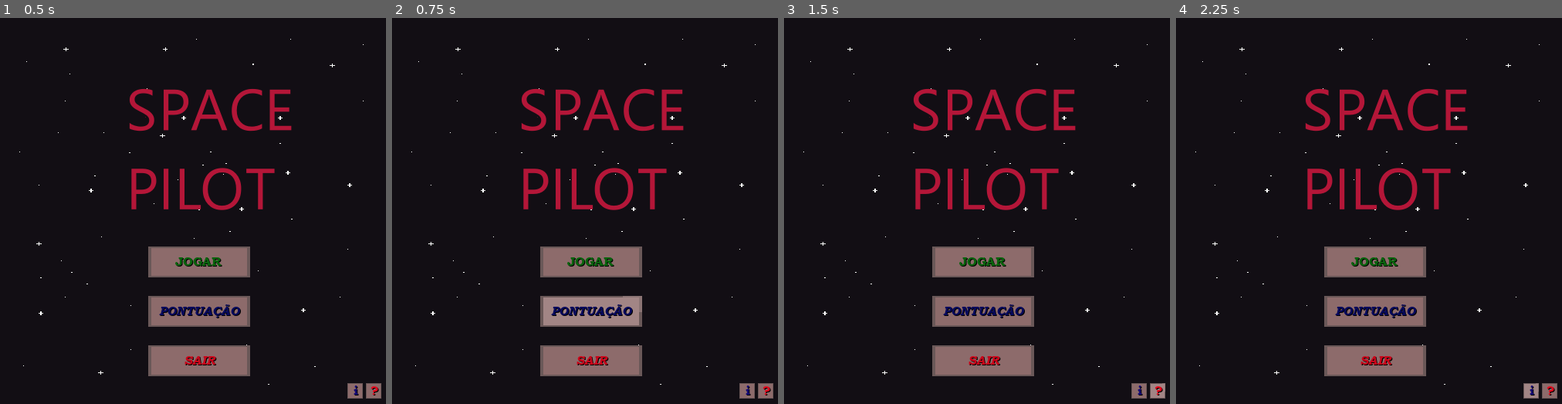
Above: before the commit, frames 1-4 (left to right).
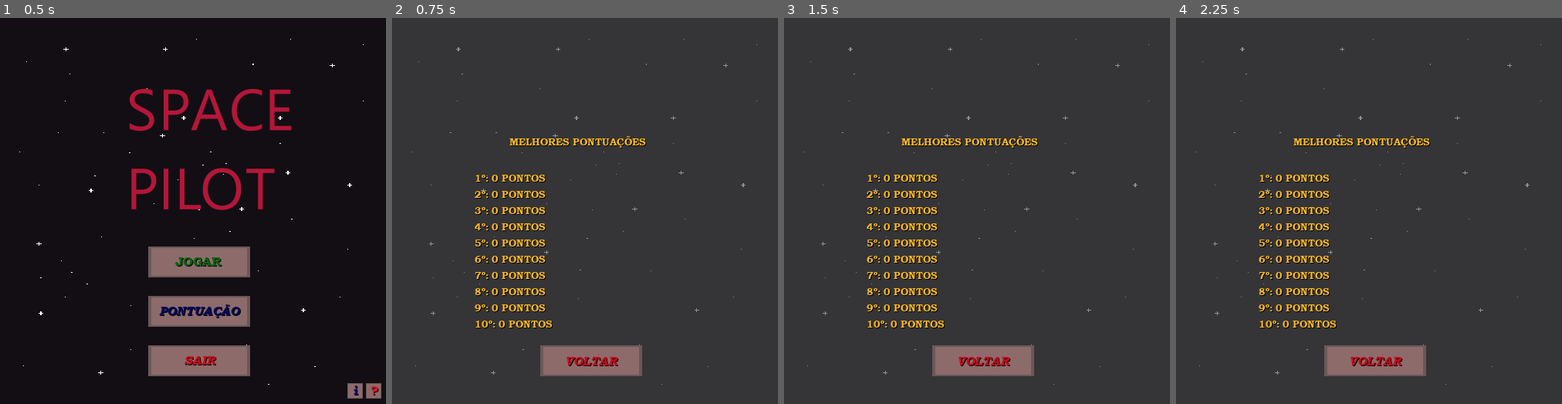
Above: after the commit, the same moments.

Repository: samuel-lino/piloto_espacial
Game: Godot game, scene res://cenas/menu.tscn
Same seed, same stepped clock (60 frames per second), same inputs: the game is played once before the commit and once after it.
Inputs (mouse positions are in pixels of both pictures, inside the frame that each line leads up to):
- Up to frame 1 (0.5 s): no input
- Up to frame 2 (0.75 s): click "pontuação" at 0.5 s
- Up to frame 3 (1.5 s): click (1158, 392) at 1.25 s, where only the run before the commit has a clickable "?"
- Up to frame 4 (2.25 s): click (1531, 392) at 2 s, where only the run before the commit has a clickable "i"

Frame 1 is identical in both runs. In frame 2, 97% of the frame differs, in the area x 0-100%, y 0-100%; in frame 3, 97%; in frame 4, 97%.

Commit message:
ajustes

Diff:
--- a/cenas/HUD.tscn
+++ b/cenas/HUD.tscn
@@ -1,17 +1,17 @@
 [gd_scene load_steps=23 format=2]
 
-[ext_resource path="res://assets/meteoros/HUD.png" type="Texture" id=1]
-[ext_resource path="res://assets/meteoros/vida.png" type="Texture" id=2]
+[ext_resource path="res://assets/recursos/HUD.png" type="Texture" id=1]
+[ext_resource path="res://assets/recursos/botões-hover.png" type="Texture" id=2]
 [ext_resource path="res://fonts/BOOKOSB.TTF" type="DynamicFontData" id=3]
-[ext_resource path="res://assets/meteoros/energia.png" type="Texture" id=4]
+[ext_resource path="res://assets/recursos/GAMEOVER.wav" type="AudioStream" id=4]
 [ext_resource path="res://fonts/BOOKOS.TTF" type="DynamicFontData" id=5]
 [ext_resource path="res://script/HUD.gd" type="Script" id=6]
 [ext_resource path="res://fonts/BOOKOSBI.TTF" type="DynamicFontData" id=7]
-[ext_resource path="res://assets/meteoros/recursos/botões-click.png" type="Texture" id=8]
-[ext_resource path="res://assets/meteoros/recursos/botões-hover.png" type="Texture" id=9]
-[ext_resource path="res://assets/meteoros/recursos/botões-normal.png" type="Texture" id=10]
-[ext_resource path="res://assets/meteoros/recursos/GAMEOVER.wav" type="AudioStream" id=11]
-[ext_resource path="res://assets/meteoros/vida+.png" type="Texture" id=12]
+[ext_resource path="res://assets/recursos/energia.png" type="Texture" id=8]
+[ext_resource path="res://assets/recursos/botões-normal.png" type="Texture" id=9]
+[ext_resource path="res://assets/recursos/botões-click.png" type="Texture" id=10]
+[ext_resource path="res://assets/recursos/vida+.png" type="Texture" id=11]
+[ext_resource path="res://assets/recursos/vida.png" type="Texture" id=12]
 [ext_resource path="res://fonts/BOOKOSI.TTF" type="DynamicFontData" id=13]
 [ext_resource path="res://assets/recursos/touch_buttons_direita.png" type="Texture" id=14]
 [ext_resource path="res://assets/recursos/touch_buttons_esquerda.png" type="Texture" id=15]
@@ -73,8 +73,8 @@
 margin_top = 298.0
 margin_right = 44.0
 margin_bottom = 308.0
-texture_under = ExtResource( 2 )
-texture_progress = ExtResource( 2 )
+texture_under = ExtResource( 12 )
+texture_progress = ExtResource( 12 )
 tint_under = Color( 0.152941, 0.184314, 0.156863, 1 )
 
 [node name="Lvida" type="Label" parent="vida"]
@@ -103,8 +103,8 @@
 margin_right = 44.0
 margin_bottom = 287.0
 max_value = 50.0
-texture_under = ExtResource( 4 )
-texture_progress = ExtResource( 4 )
+texture_under = ExtResource( 8 )
+texture_progress = ExtResource( 8 )
 tint_under = Color( 0.152941, 0.184314, 0.156863, 1 )
 
 [node name="Lenergia" type="Label" parent="energia"]
@@ -166,9 +166,9 @@
 margin_top = 55.0
 margin_right = 138.0
 margin_bottom = 89.0
-texture_normal = ExtResource( 10 )
-texture_pressed = ExtResource( 8 )
-texture_hover = ExtResource( 9 )
+texture_normal = ExtResource( 9 )
+texture_pressed = ExtResource( 10 )
+texture_hover = ExtResource( 2 )
 expand = true
 
 [node name="Label" type="Label" parent="game_over/Button"]
@@ -187,14 +187,14 @@
 
 [node name="AudioStreamPlayer2D" type="AudioStreamPlayer2D" parent="."]
 pause_mode = 2
-stream = ExtResource( 11 )
+stream = ExtResource( 4 )
 volume_db = 1.0
 autoplay = true
 stream_paused = true
 
 [node name="kitreparo" type="Sprite" parent="."]
 position = Vector2( 15, 41 )
-texture = ExtResource( 12 )
+texture = ExtResource( 11 )
 
 [node name="quantidade" type="Label" parent="kitreparo"]
 margin_left = 6.0
--- a/cenas/creditos.tscn
+++ b/cenas/creditos.tscn
@@ -1,11 +1,11 @@
 [gd_scene load_steps=10 format=2]
 
-[ext_resource path="res://assets/meteoros/spaço.png" type="Texture" id=1]
+[ext_resource path="res://assets/recursos/botões-hover.png" type="Texture" id=1]
 [ext_resource path="res://fonts/BOOKOS.TTF" type="DynamicFontData" id=2]
 [ext_resource path="res://script/creditos.gd" type="Script" id=3]
-[ext_resource path="res://assets/meteoros/recursos/botões-hover.png" type="Texture" id=4]
-[ext_resource path="res://assets/meteoros/recursos/botões-click.png" type="Texture" id=5]
-[ext_resource path="res://assets/meteoros/recursos/botões-normal.png" type="Texture" id=6]
+[ext_resource path="res://assets/recursos/spaço.png" type="Texture" id=4]
+[ext_resource path="res://assets/recursos/botões-normal.png" type="Texture" id=5]
+[ext_resource path="res://assets/recursos/botões-click.png" type="Texture" id=6]
 [ext_resource path="res://fonts/BOOKOSBI.TTF" type="DynamicFontData" id=7]
 
 [sub_resource type="DynamicFont" id=1]
@@ -20,7 +20,7 @@
 
 [node name="Spaço" type="Sprite" parent="."]
 scale = Vector2( 1.25, 1 )
-texture = ExtResource( 1 )
+texture = ExtResource( 4 )
 centered = false
 
 [node name="Label" type="Label" parent="."]
@@ -66,9 +66,9 @@
 margin_top = 451.0
 margin_right = 146.0
 margin_bottom = 491.0
-texture_normal = ExtResource( 6 )
-texture_pressed = ExtResource( 5 )
-texture_hover = ExtResource( 4 )
+texture_normal = ExtResource( 5 )
+texture_pressed = ExtResource( 6 )
+texture_hover = ExtResource( 1 )
 expand = true
 
 [node name="Label" type="Label" parent="sair"]
--- a/cenas/energia.tscn
+++ b/cenas/energia.tscn
@@ -1,6 +1,6 @@
 [gd_scene load_steps=4 format=2]
 
-[ext_resource path="res://assets/meteoros/energia+.png" type="Texture" id=1]
+[ext_resource path="res://assets/recursos/energia+.png" type="Texture" id=1]
 [ext_resource path="res://script/energia.gd" type="Script" id=2]
 
 [sub_resource type="CircleShape2D" id=1]
--- a/cenas/espaço.tscn
+++ b/cenas/espaço.tscn
@@ -1,10 +1,10 @@
 [gd_scene load_steps=9 format=2]
 
 [ext_resource path="res://cenas/nave.tscn" type="PackedScene" id=1]
-[ext_resource path="res://assets/meteoros/spaço.png" type="Texture" id=2]
+[ext_resource path="res://assets/recursos/Single and Multi Explosion.mp3" type="AudioStream" id=2]
 [ext_resource path="res://script/espaço.gd" type="Script" id=3]
-[ext_resource path="res://assets/meteoros/recursos/spaceship shooter .mp3" type="AudioStream" id=4]
-[ext_resource path="res://assets/meteoros/recursos/Single and Multi Explosion.mp3" type="AudioStream" id=5]
+[ext_resource path="res://assets/recursos/spaço.png" type="Texture" id=4]
+[ext_resource path="res://assets/recursos/spaceship shooter .mp3" type="AudioStream" id=5]
 
 [sub_resource type="Shader" id=1]
 code = "shader_type canvas_item;
@@ -45,7 +45,7 @@
 
 [node name="Sprite" type="Sprite" parent="."]
 material = SubResource( 2 )
-texture = ExtResource( 2 )
+texture = ExtResource( 4 )
 centered = false
 offset = Vector2( 50, 0 )
 
@@ -56,13 +56,13 @@
 autostart = true
 
 [node name="AudioStreamPlayer2D" type="AudioStreamPlayer2D" parent="."]
-stream = ExtResource( 4 )
+stream = ExtResource( 5 )
 volume_db = 0.5
 autoplay = true
 area_mask = 0
 
 [node name="explosion" type="AudioStreamPlayer2D" parent="."]
-stream = ExtResource( 5 )
+stream = ExtResource( 2 )
 volume_db = 20.0
 
 [node name="AnimationPlayer" type="AnimationPlayer" parent="."]
--- a/cenas/laser.tscn
+++ b/cenas/laser.tscn
@@ -1,7 +1,7 @@
 [gd_scene load_steps=6 format=2]
 
 [ext_resource path="res://script/laser.gd" type="Script" id=1]
-[ext_resource path="res://assets/meteoros/laser-bolts.png" type="Texture" id=2]
+[ext_resource path="res://assets/recursos/laser-bolts.png" type="Texture" id=2]
 
 [sub_resource type="CircleShape2D" id=1]
 radius = 2.23607
--- a/cenas/meteoro.tscn
+++ b/cenas/meteoro.tscn
@@ -2,7 +2,7 @@
 
 [ext_resource path="res://assets/meteoros/meteoro (1).png" type="Texture" id=1]
 [ext_resource path="res://script/meteoro.gd" type="Script" id=2]
-[ext_resource path="res://assets/meteoros/explosion.png" type="Texture" id=3]
+[ext_resource path="res://assets/recursos/explosion.png" type="Texture" id=3]
 
 [sub_resource type="CircleShape2D" id=1]
 radius = 11.0454
--- a/cenas/nave.tscn
+++ b/cenas/nave.tscn
@@ -3,7 +3,7 @@
 [ext_resource path="res://assets/nave/ship.png" type="Texture" id=1]
 [ext_resource path="res://script/nave.gd" type="Script" id=2]
 [ext_resource path="res://cenas/HUD.tscn" type="PackedScene" id=3]
-[ext_resource path="res://assets/meteoros/recursos/laser5.wav" type="AudioStream" id=4]
+[ext_resource path="res://assets/recursos/laser5.wav.wav" type="AudioStream" id=4]
 
 [sub_resource type="CapsuleShape2D" id=1]
 radius = 8.0
--- a/cenas/recarga.tscn
+++ b/cenas/recarga.tscn
@@ -1,6 +1,6 @@
 [gd_scene load_steps=4 format=2]
 
-[ext_resource path="res://assets/meteoros/atualizar recarga.png" type="Texture" id=1]
+[ext_resource path="res://assets/recursos/atualizar recarga.png" type="Texture" id=1]
 [ext_resource path="res://script/recarga.gd" type="Script" id=2]
 
 [sub_resource type="RectangleShape2D" id=1]
--- a/cenas/score.tscn
+++ b/cenas/score.tscn
@@ -2,12 +2,12 @@
 
 [ext_resource path="res://fonts/BOOKOSB.TTF" type="DynamicFontData" id=1]
 [ext_resource path="res://script/score.gd" type="Script" id=2]
-[ext_resource path="res://assets/meteoros/spaço.png" type="Texture" id=3]
+[ext_resource path="res://assets/recursos/botões-hover.png" type="Texture" id=3]
 [ext_resource path="res://fonts/BOOKOSBI.TTF" type="DynamicFontData" id=4]
-[ext_resource path="res://assets/meteoros/recursos/botões-click.png" type="Texture" id=5]
-[ext_resource path="res://assets/meteoros/recursos/botões-hover.png" type="Texture" id=6]
-[ext_resource path="res://assets/meteoros/recursos/botões-normal.png" type="Texture" id=7]
-[ext_resource path="res://assets/meteoros/recursos/MyVeryOwnDeadShip.ogg" type="AudioStream" id=8]
+[ext_resource path="res://assets/recursos/spaço.png" type="Texture" id=5]
+[ext_resource path="res://assets/recursos/botões-normal.png" type="Texture" id=6]
+[ext_resource path="res://assets/recursos/botões-click.png" type="Texture" id=7]
+[ext_resource path="res://assets/recursos/MyVeryOwnDeadShip.ogg" type="AudioStream" id=8]
 
 [sub_resource type="DynamicFont" id=1]
 size = 13
@@ -22,7 +22,7 @@
 [node name="Sprite" type="Sprite" parent="."]
 modulate = Color( 1, 1, 1, 0.396078 )
 scale = Vector2( 1.255, 1 )
-texture = ExtResource( 3 )
+texture = ExtResource( 5 )
 centered = false
 
 [node name="Label2" type="Label" parent="."]
@@ -175,9 +175,9 @@
 margin_top = 424.0
 margin_right = 324.0
 margin_bottom = 464.0
-texture_normal = ExtResource( 7 )
-texture_pressed = ExtResource( 5 )
-texture_hover = ExtResource( 6 )
+texture_normal = ExtResource( 6 )
+texture_pressed = ExtResource( 7 )
+texture_hover = ExtResource( 3 )
 expand = true
 
 [node name="Label" type="Label" parent="sair"]
--- a/cenas/sobre.tscn
+++ b/cenas/sobre.tscn
@@ -1,15 +1,15 @@
 [gd_scene load_steps=14 format=2]
 
-[ext_resource path="res://assets/meteoros/spaço.png" type="Texture" id=1]
-[ext_resource path="res://assets/meteoros/recursos/MyVeryOwnDeadShip.ogg" type="AudioStream" id=2]
-[ext_resource path="res://assets/meteoros/atualizar recarga.png" type="Texture" id=3]
-[ext_resource path="res://assets/meteoros/vida+.png" type="Texture" id=4]
+[ext_resource path="res://assets/recursos/botões-hover.png" type="Texture" id=1]
+[ext_resource path="res://assets/recursos/spaço.png" type="Texture" id=2]
+[ext_resource path="res://assets/recursos/botões-normal.png" type="Texture" id=3]
+[ext_resource path="res://assets/recursos/botões-click.png" type="Texture" id=4]
 [ext_resource path="res://fonts/BOOKOS.TTF" type="DynamicFontData" id=5]
-[ext_resource path="res://assets/meteoros/energia+.png" type="Texture" id=6]
+[ext_resource path="res://assets/recursos/MyVeryOwnDeadShip.ogg" type="AudioStream" id=6]
 [ext_resource path="res://script/sobre.gd" type="Script" id=7]
-[ext_resource path="res://assets/meteoros/recursos/botões-hover.png" type="Texture" id=8]
-[ext_resource path="res://assets/meteoros/recursos/botões-click.png" type="Texture" id=9]
-[ext_resource path="res://assets/meteoros/recursos/botões-normal.png" type="Texture" id=10]
+[ext_resource path="res://assets/recursos/vida+.png" type="Texture" id=8]
+[ext_resource path="res://assets/recursos/energia+.png" type="Texture" id=9]
+[ext_resource path="res://assets/recursos/atualizar recarga.png" type="Texture" id=10]
 [ext_resource path="res://fonts/BOOKOSBI.TTF" type="DynamicFontData" id=11]
 
 [sub_resource type="DynamicFont" id=1]
@@ -24,7 +24,7 @@
 
 [node name="Sprite" type="Sprite" parent="."]
 scale = Vector2( 1.255, 1 )
-texture = ExtResource( 1 )
+texture = ExtResource( 2 )
 centered = false
 
 [node name="Label" type="Label" parent="."]
@@ -40,7 +40,7 @@
 
 [node name="Sprite2" type="Sprite" parent="."]
 position = Vector2( 71, 285 )
-texture = ExtResource( 6 )
+texture = ExtResource( 9 )
 
 [node name="Label" type="Label" parent="Sprite2"]
 margin_left = 20.0
@@ -55,7 +55,7 @@
 
 [node name="Sprite3" type="Sprite" parent="."]
 position = Vector2( 71, 314 )
-texture = ExtResource( 3 )
+texture = ExtResource( 10 )
 
 [node name="Label" type="Label" parent="Sprite3"]
 margin_left = 20.0
@@ -69,7 +69,7 @@
 
 [node name="Sprite4" type="Sprite" parent="."]
 position = Vector2( 72, 346 )
-texture = ExtResource( 4 )
+texture = ExtResource( 8 )
 
 [node name="Label" type="Label" parent="Sprite4"]
 margin_left = 20.0
@@ -82,7 +82,7 @@
 valign = 1
 
 [node name="AudioStreamPlayer2D" type="AudioStreamPlayer2D" parent="."]
-stream = ExtResource( 2 )
+stream = ExtResource( 6 )
 autoplay = true
 
 [node name="sair" type="TextureButton" parent="."]
@@ -90,9 +90,9 @@
 margin_top = 424.0
 margin_right = 324.0
 margin_bottom = 464.0
-texture_normal = ExtResource( 10 )
-texture_pressed = ExtResource( 9 )
-texture_hover = ExtResource( 8 )
+texture_normal = ExtResource( 3 )
+texture_pressed = ExtResource( 4 )
+texture_hover = ExtResource( 1 )
 expand = true
 
 [node name="Label" type="Label" parent="sair"]
--- a/cenas/vida.tscn
+++ b/cenas/vida.tscn
@@ -1,6 +1,6 @@
 [gd_scene load_steps=4 format=2]
 
-[ext_resource path="res://assets/meteoros/vida+.png" type="Texture" id=1]
+[ext_resource path="res://assets/recursos/vida+.png" type="Texture" id=1]
 [ext_resource path="res://script/vida.gd" type="Script" id=2]
 
 [sub_resource type="CircleShape2D" id=1]
--- a/project.godot
+++ b/project.godot
@@ -12,9 +12,9 @@
 
 config/name="space pilot"
 run/main_scene="res://cenas/menu.tscn"
-boot_splash/image="res://assets/meteoros/recursos/MENU.png"
+boot_splash/image="res://assets/recursos/MENU.png"
 boot_splash/use_filter=false
-config/icon="res://assets/meteoros/recursos/space_pilot.png"
+config/icon="res://assets/recursos/space_pilot.png"
 config/windows_native_icon="res://icon.ico"
 
 [audio]
Not shown, added: assets/recursos/laser5.wav.wav.import
Not shown, added: assets/recursos/laser5.wav.wav
Not shown, removed: cenas/espaço.tscn.tmp
